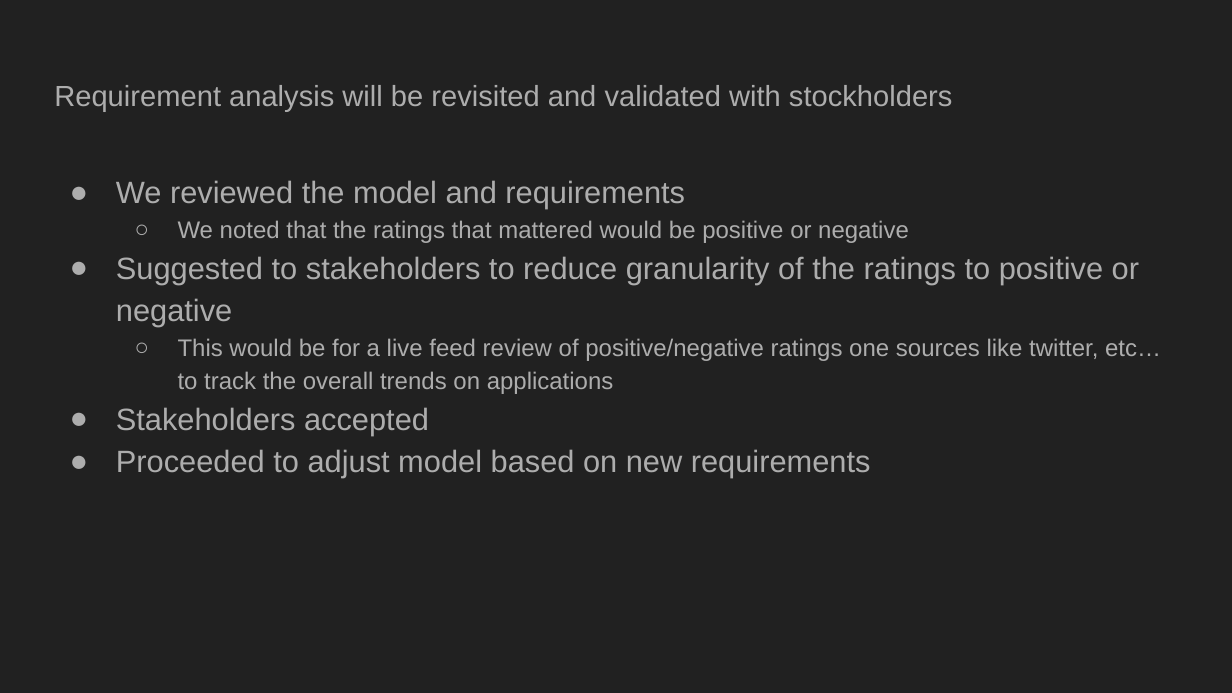
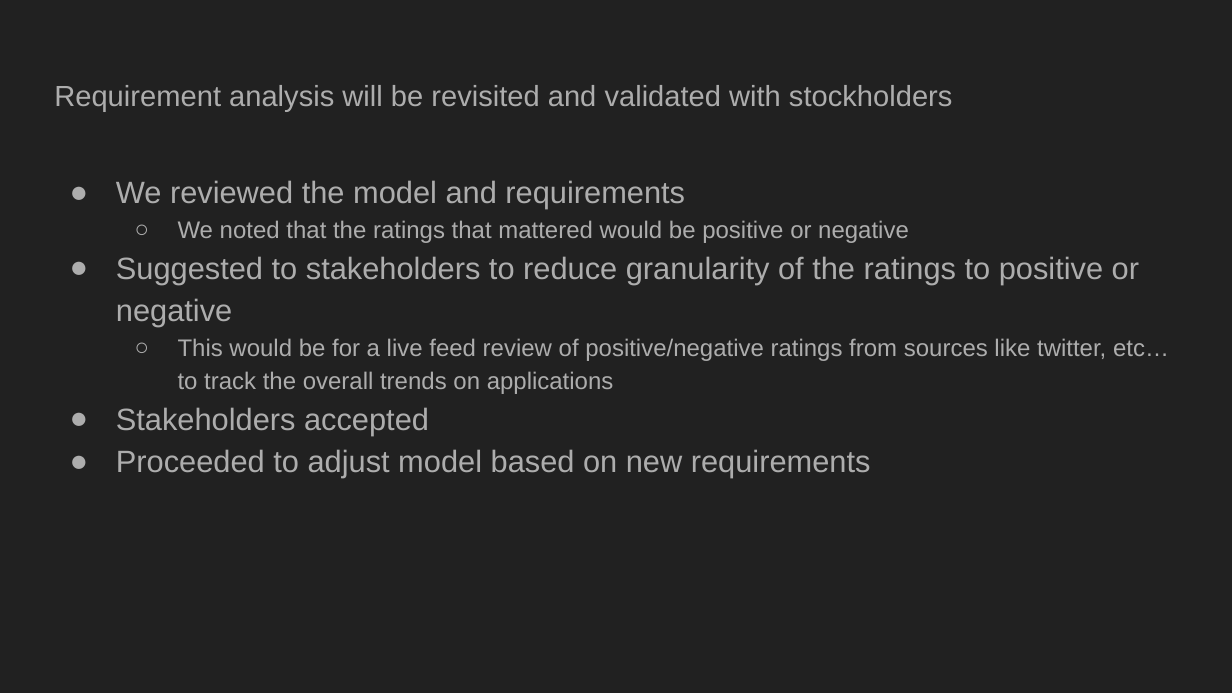
Before and after one commit to bwvidro/dsci644_team_d, a slide deck: slide 4 of Presentation/DSCI-644.pptx. Drawn at 1232x693 pixels with LibreOffice and Linux fonts; fonts in the diff are those of the drawing. Boxes give left, top, right and bottom in pixels: in the first picture for what was removed or moved away, otherwise in the second. Text is boxed around its words. In the diff, an @@ line names an element or a change of style, - is before the commit and + after.

Commit message:
Latest

```diff
--- a/Presentation/DSCI-644.pptx
+++ b/Presentation/DSCI-644.pptx
@@ text at (178,338,1169,394): text changed @@
-  ○ This would be for a live feed review of positive/negative ratings one sources like twitter, etc… to track the overall trends on applications
+  ○ This would be for a live feed review of positive/negative ratings from sources like twitter, etc… to track the overall trends on applications
```
Also in this commit, not shown: 8 other slides changed, 2 slides added, 1 slide removed.
